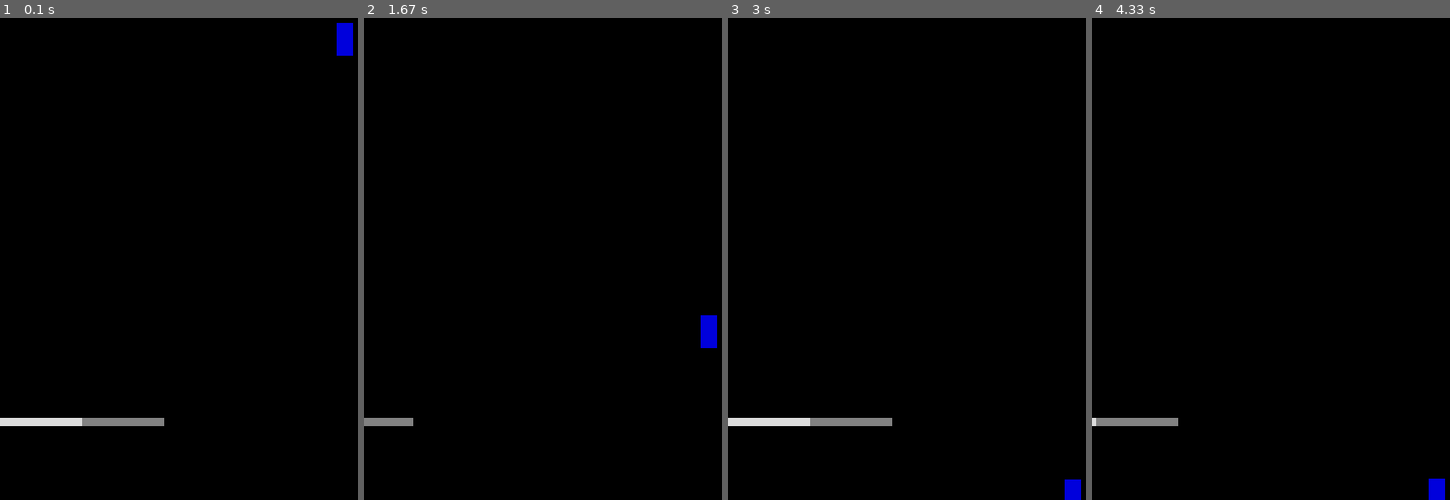
Above: before the commit, frames 1-4 (left to right).
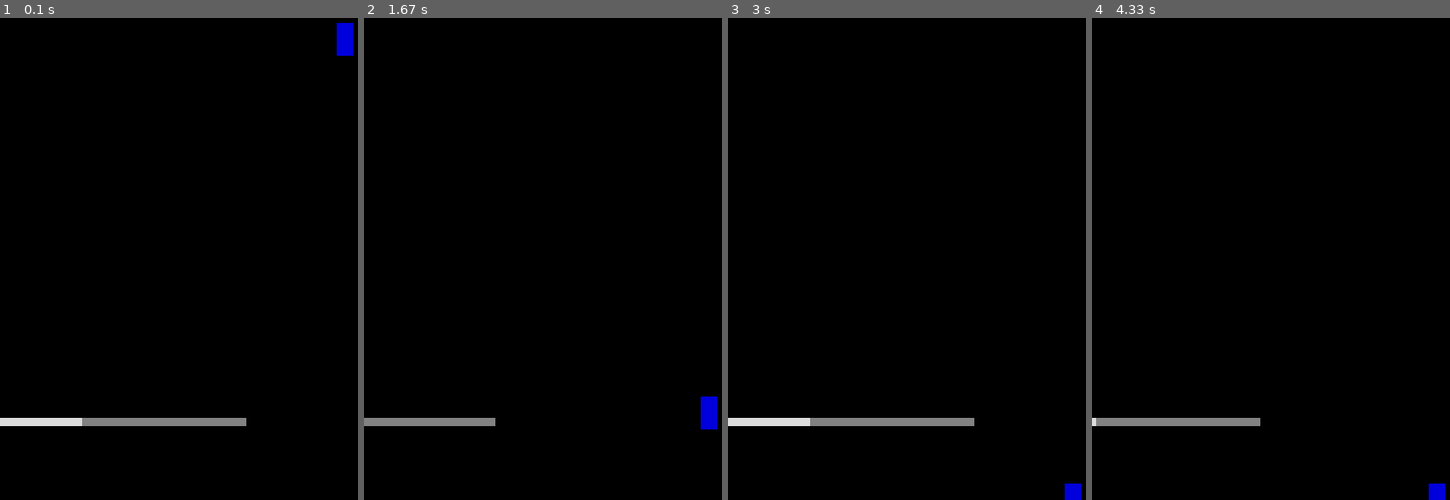
Above: after the commit, the same moments.

Repository: ericgarig/pyGame
Game: pygame game, started from main.py
The game is run twice, just before and just after one commit, with the same random seed, the same clock (stepped at 60 frames per second) and the same inputs. The source is Python 2; it was converted automatically to run under Python 3.
Inputs:
- Up to frame 1 (0.1 s): no input
- Up to frame 2 (1.67 s): hold D 0.33-0.8 s; hold W 0.83-1.13 s; hold D 1.17-1.63 s
- Up to frame 3 (3 s): hold A 1.67-2.2 s; hold A 2.57-2.97 s
- Up to frame 4 (4.33 s): hold W 3-3.37 s; hold D 3.4-4.03 s

The runs differ from the first frame. In frame 1, 0.4% of the frame differs, in the area x 45-69%, y 82-85%; in frame 2, 1.0%, in the area x 13-99%, y 61-86%; in frame 3, 0.4%; in frame 4, 0.4%.

Commit message:
updated falling/jumping. Need to smooth out jumping mechanics

Diff:
--- a/charClass.py
+++ b/charClass.py
@@ -11,6 +11,7 @@
     allSprites = pygame.sprite.Group()
     vel_X = 5
     vel_Y = 1
+    isFalling = True
 
     #base constructor
     def __init__(self,x,y,height,width,color):
@@ -25,8 +26,8 @@
         self.rect.y = y
         self.width = width
         self.height = height
-        self.bottom = x + height
-        self.right = y + width
+        self.bottom = y + height
+        self.right = x + width
         self.widthCenter = x + width / 2
 
 
@@ -84,16 +85,23 @@
         	    wall.rect.x -= CharClass.vel_X   # move all walls left
 
         # jumping/falling
-        if jumping:
+        if jumping and not self.isFalling:
             if self.rect.y - gravity >= moveArray[3]:
                 self.rect.y -= gravity
+            self.vel_Y = maxJumpAccel
         else:
+            # increase velocity due to gravity
             if self.vel_Y < maxGravity:
                 self.vel_Y += gravity
 
-            if (( moveArray[0] - self.rect.bottom ) > self.vel_Y and
-                    self.rect.y + self.vel_Y <= moveArray[0] ):
+            #while free-falling
+            if self.rect.bottom < moveArray[0]:
+                # fall distance less than falling, so set it what is left
+                if ( moveArray[0] - self.rect.bottom ) < self.vel_Y:
+                    self.vel_Y = moveArray[0] - self.rect.bottom
                 self.rect.y = self.rect.y + self.vel_Y
             elif fall_through == True and moveArray[4] == 0:
                 self.rect.y = self.rect.y + self.vel_Y
-        #print self.rect, moveArray, gravity, self.vel_Y
+            elif self.rect.bottom == moveArray[0]:
+                self.isFalling = False
+        #print self.rect, moveArray[0], gravity, self.vel_Y, self.rect.bottom#self.rect, moveArray, gravity, self.vel_Y
--- a/main.py
+++ b/main.py
@@ -60,7 +60,7 @@
 # map - look into having a text file of params
 #       then looping over each one and creating a new wall
 floor = MapClass(0,500,10,100)
-floor2 = MapClass(100,500,10,100,HollowWall,'hollow')
+floor2 = MapClass(100,500,10,200,HollowWall,'hollow')
 #floor3 = MapClass(500,400,100,10,Gray)
 #floor4 = MapClass(0,0,500,10,Gray)
 
Not shown, changed: charClass.pyc
